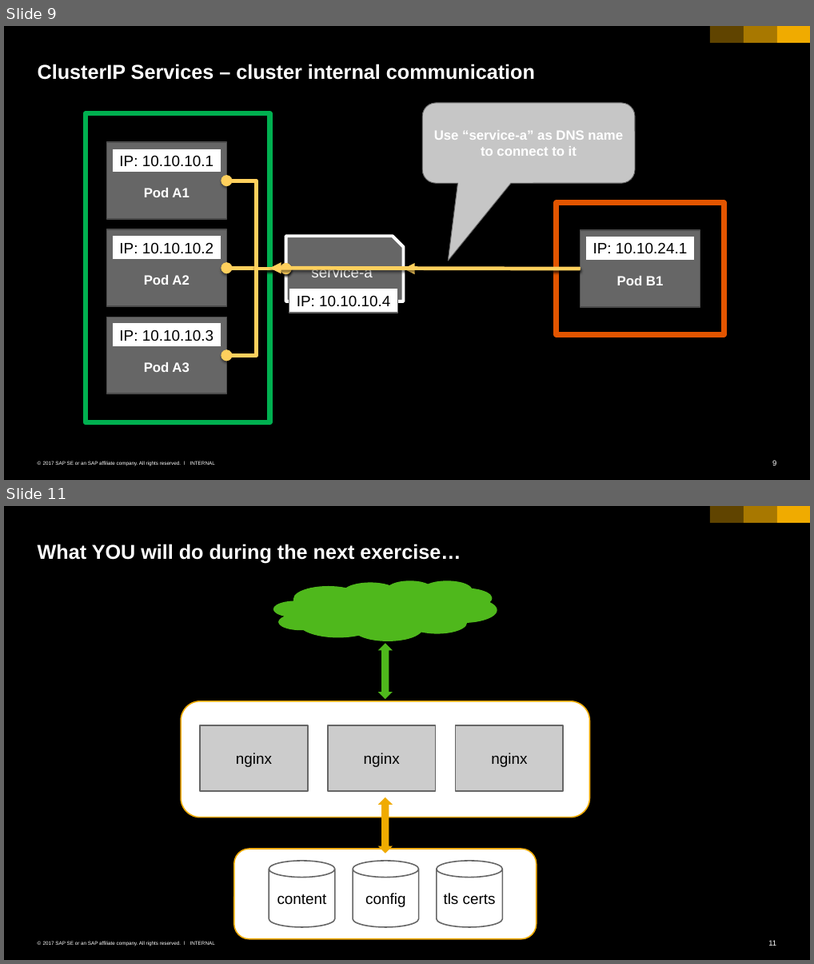
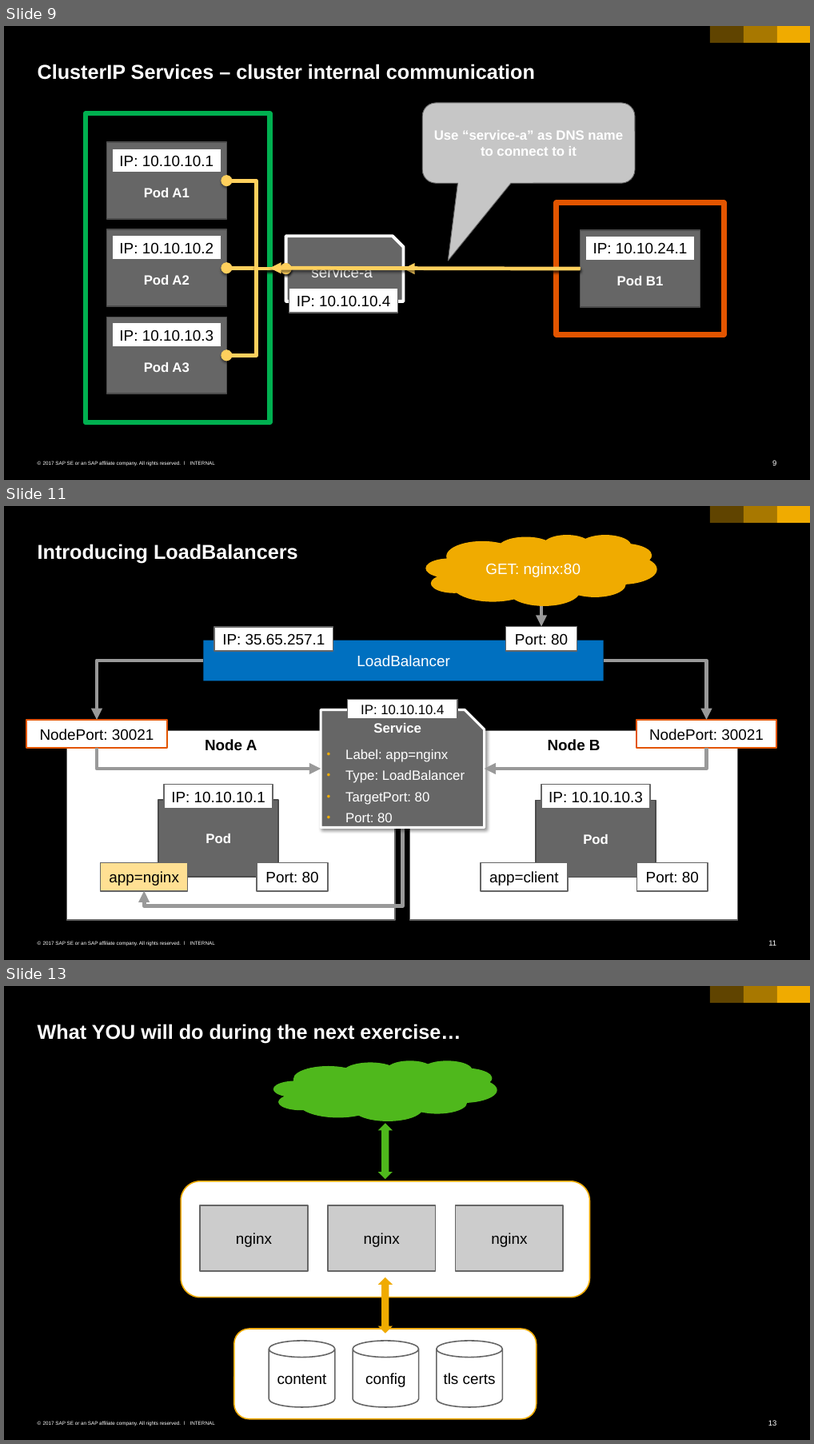
Before and after one commit to cuijiyao01/docker-k8s-training, a slide deck: kubernetes/04_networking_services.pptx. Shown one above the other, each under a label of ours: slides 9 and 11 before the commit, slides 9, 11 and 13 after it; the slides between them are not shown. The pictures are 814x964 and 814x1444 pixels, drawn with LibreOffice and Linux fonts; fonts in the diff are those of the drawing. Boxes give left, top, right and bottom in pixels: in the first picture for what was removed or moved away, otherwise in the second. Text is boxed around its words. In the diff, an @@ line names an element or a change of style, - is before the commit and + after.

Commit message:
Added some slides for LoadBalancers.

```diff
--- a/kubernetes/04_networking_services.pptx
+++ b/kubernetes/04_networking_services.pptx
@@ slide 11 added at bbox=[4, 506, 810, 960], background #000000; not listed: 6 template elements that a slide beside it also shows @@
@@ title added at bbox=[38, 544, 298, 564], 24 pt, text #FFFFFF, bold @@
+Introducing LoadBalancers
@@ cloud added at bbox=[426, 535, 657, 606], fill #F0AB00, 18 pt, text #FFFFFF @@
+GET: nginx:80
@@ arrow added from (542, 606) to (542, 626), #999999 4.5 pt @@
@@ rectangle added at bbox=[203, 640, 604, 680], fill #0070C0, 18 pt, text #FFFFFF @@
+LoadBalancer
@@ rectangle added at bbox=[214, 626, 333, 651], fill #FFFFFF, outline #666666 1.5 pt, 18 pt, text #000000 @@
+IP: 35.65.257.1
@@ rectangle added at bbox=[506, 626, 577, 651], fill #FFFFFF, outline #666666 1.5 pt, 18 pt, text #000000 @@
+Port: 80
@@ elbow arrow added from (203, 660) to (97, 720), #999999 4.5 pt @@
@@ elbow arrow added from (604, 660) to (706, 720), #999999 4.5 pt @@
@@ rectangle added at bbox=[26, 720, 166, 748], fill #FFFFFF, outline #E35500 1.5 pt, 18 pt, text #000000 @@
+NodePort: 30021
@@ snip rect added at bbox=[321, 710, 485, 827], fill #666666, outline #FFFFFF 3 pt, 16 pt, text #FFFFFF @@
+Service
+• Label: app=nginx
+• Type: LoadBalancer
+• TargetPort: 80
+• Port: 80
@@ rectangle added at bbox=[347, 700, 458, 719], fill #FFFFFF, outline #666666 1.5 pt, 16 pt, text #000000 @@
+IP: 10.10.10.4
@@ rectangle added at bbox=[636, 720, 777, 748], fill #FFFFFF, outline #E35500 1.5 pt, 18 pt, text #000000 @@
+NodePort: 30021
@@ rectangle added at bbox=[67, 730, 394, 920], fill #FFFFFF, outline #666666 1.5 pt, 18 pt, text #000000, bold @@
+Node A
@@ rectangle added at bbox=[410, 730, 738, 920], fill #FFFFFF, outline #666666 1.5 pt, 18 pt, text #000000, bold @@
+Node B
@@ elbow arrow added from (97, 748) to (321, 768), #999999 4.5 pt @@
@@ elbow arrow added from (706, 748) to (485, 768), #999999 4.5 pt @@
@@ rectangle added at bbox=[164, 784, 273, 808], fill #FFFFFF, outline #666666 1.5 pt, 18 pt, text #000000 @@
+IP: 10.10.10.1
@@ rectangle added at bbox=[542, 784, 650, 808], fill #FFFFFF, outline #666666 1.5 pt, 18 pt, text #000000 @@
+IP: 10.10.10.3
@@ rectangle added at bbox=[158, 800, 279, 876], fill #666666, outline #4B4B4B 1.5 pt, 16 pt, text #FFFFFF, bold @@
+Pod
@@ rectangle added at bbox=[536, 800, 656, 876], fill #666666, outline #4B4B4B 1.5 pt, 16 pt, text #FFFFFF, bold @@
+Pod
@@ elbow arrow added from (402, 827) to (144, 891), #999999 4.5 pt @@
@@ rectangle added at bbox=[101, 862, 188, 891], fill #FFE093, outline #666666 1.5 pt, 18 pt, text #000000 @@
+app=nginx
@@ rectangle added at bbox=[257, 862, 327, 891], fill #FFFFFF, outline #666666 1.5 pt, 18 pt, text #000000 @@
+Port: 80
@@ rectangle added at bbox=[480, 862, 567, 891], fill #FFFFFF, outline #666666 1.5 pt, 18 pt, text #000000 @@
+app=client
@@ rectangle added at bbox=[637, 862, 708, 891], fill #FFFFFF, outline #666666 1.5 pt, 18 pt, text #000000 @@
+Port: 80
@@ what was slide 11 is now slide 13 @@
@@ page number at bbox=[769, 1420, 778, 1425]: text changed @@
-11
+13
```
Also in this commit, not shown: 1 slide changed, 1 other slide added.
